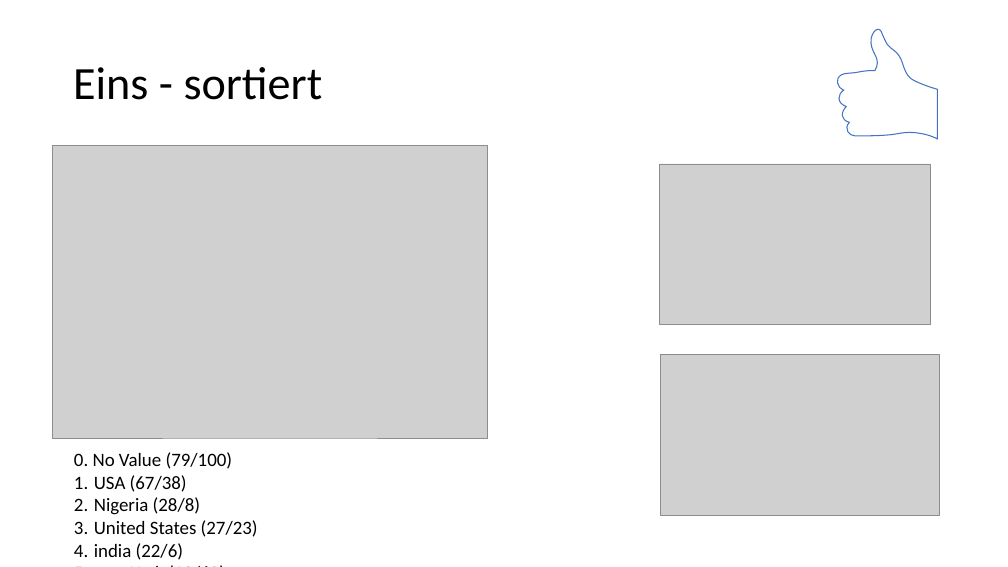
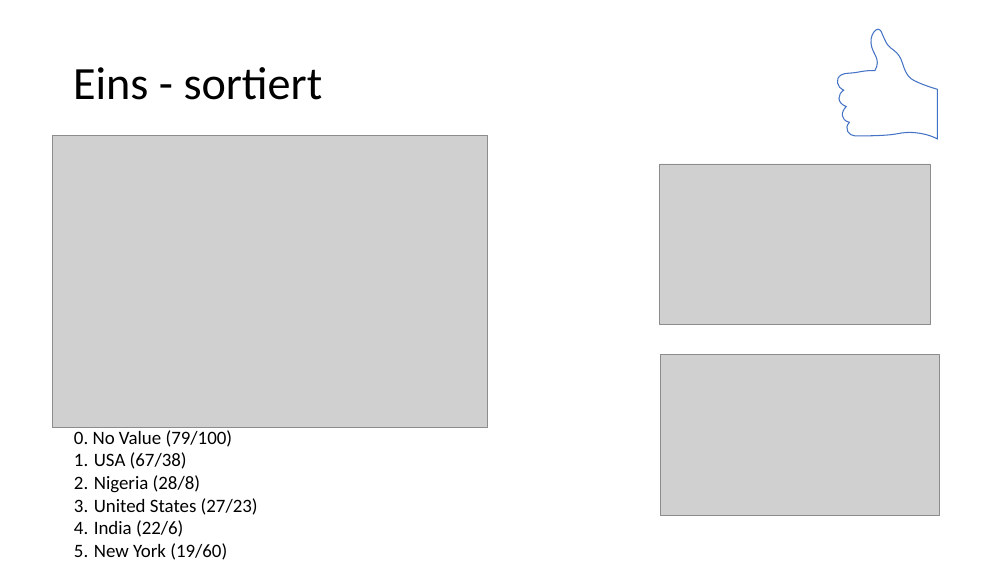
Before and after one commit to julia105/NLP-Project, a slide deck: slide 15 of Presentation Fire.pptx. Drawn at 1008x567 pixels with LibreOffice and Linux fonts; fonts in the diff are those of the drawing; grey boxes stand for pictures. Boxes give left, top, right and bottom in pixels: in the first picture for what was removed or moved away, otherwise in the second. Text is boxed around its words. In the diff, an @@ line names an element or a change of style, - is before the commit and + after.

```diff
--- a/Presentation Fire.pptx
+++ b/Presentation Fire.pptx
@@ picture: place and size @@
-picture at bbox=[53, 146, 488, 439]
+picture at bbox=[53, 135, 488, 428]
@@ text "0. No Value (79/100)": place and size @@
-text "0. No Value (79/100)" at bbox=[74, 452, 258, 560]
+text "0. No Value (79/100)" at bbox=[74, 430, 258, 560]
@@ text at bbox=[94, 520, 227, 560]: text changed @@
-4. india (22/6)
-5. new York (19/60)
+4. India (22/6)
+5. New York (19/60)
```
Also in this commit, not shown: 4 other slides changed.
